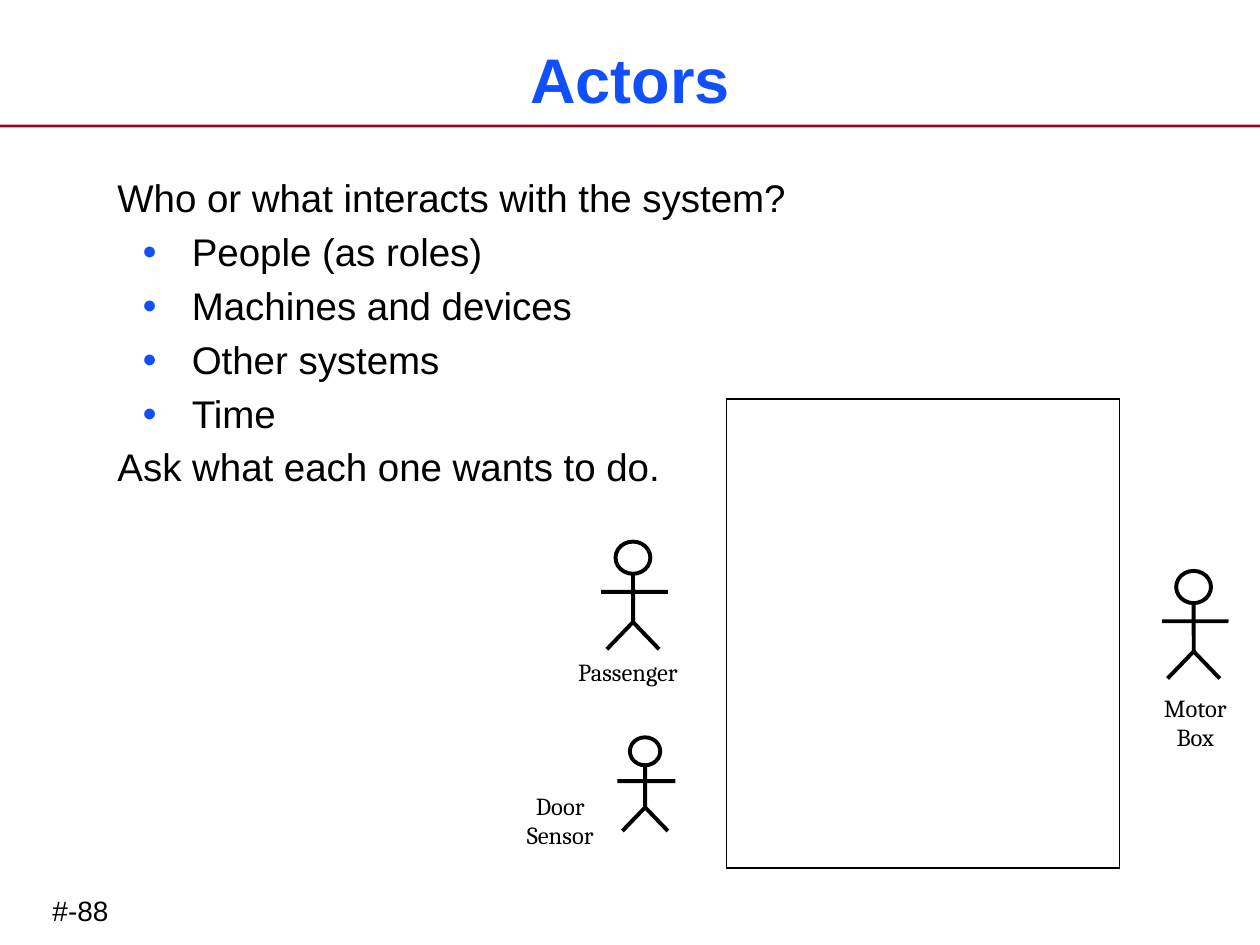
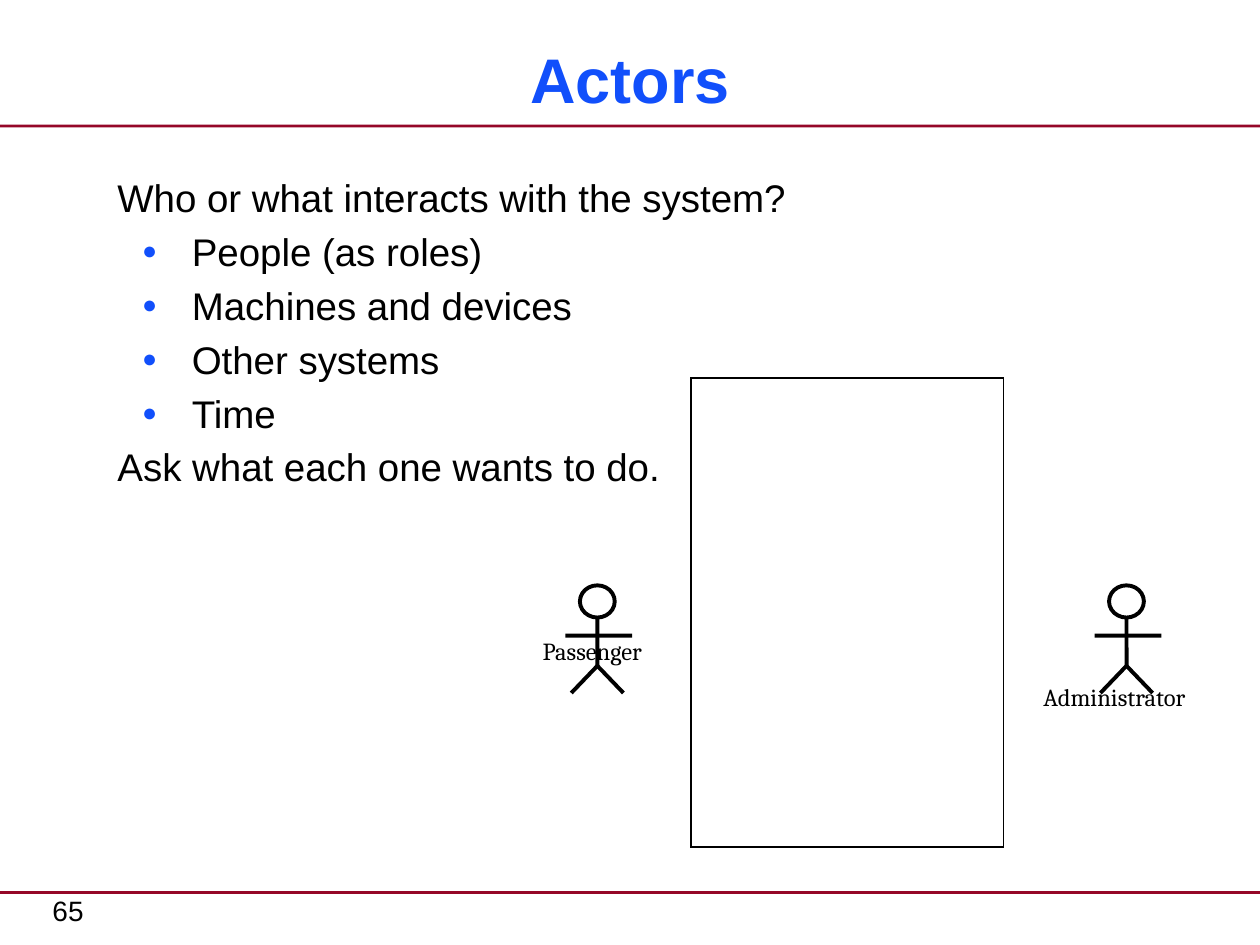
Before and after one commit to xtuml/training, a slide deck: slide 65 of courses/xtUML-Modeling/Requirements-Clarification/RequirementsClarification-CourseSlides.pptx (slide 84 before the commit). Drawn at 1260x945 pixels with LibreOffice and Linux fonts; fonts in the diff are those of the drawing. Boxes give left, top, right and bottom in pixels: in the first picture for what was removed or moved away, otherwise in the second. Text is boxed around its words. In the diff, an @@ line names an element or a change of style, - is before the commit and + after.

```diff
--- a/courses/xtUML-Modeling/Requirements-Clarification/RequirementsClarification-CourseSlides.pptx
+++ b/courses/xtUML-Modeling/Requirements-Clarification/RequirementsClarification-CourseSlides.pptx
@@ rectangle: place and size @@
-rectangle at <box>727,399,1120,868</box>
+rectangle at <box>690,378,1003,847</box>
@@ ellipse: place and size @@
-ellipse at <box>1177,571,1212,604</box>
+ellipse at <box>1109,586,1144,619</box>
@@ line moved from (1193, 604) - (1193, 651) to (1126, 617) - (1126, 665) @@
@@ text "Passenger" rewrapped from <box>578,664,677,687</box> to <box>543,638,642,666</box> @@
@@ line moved from (1162, 621) - (1228, 621) to (1095, 635) - (1162, 635) @@
@@ 4 lines, 1 ellipse: place and size @@
-4 lines, 1 ellipse at <box>601,542,668,649</box>
+4 lines, 1 ellipse at <box>566,586,633,693</box>
@@ text added at <box>1043,684,1185,707</box>, 14 pt, text #000000 @@
+Administrator
@@ line moved from (1220, 679) - (1193, 651) to (1100, 693) - (1126, 665) @@
@@ line moved from (1168, 679) - (1193, 651) to (1153, 693) - (1126, 665) @@
@@ text removed at <box>1164,700,1227,746</box> @@
-Motor Box
@@ text removed at <box>527,798,594,844</box> @@
-Door Sensor
@@ group removed at <box>617,737,675,832</box>: 4 lines, 1 ellipse @@
@@ line added from (0, 892) to (1260, 892), #950728 1.5 pt @@
@@ page number at <box>52,901,83,922</box>: text changed @@
-#-88
+65
```
Also in this commit, not shown: 124 other slides changed, 9 slides added, 33 slides removed.
